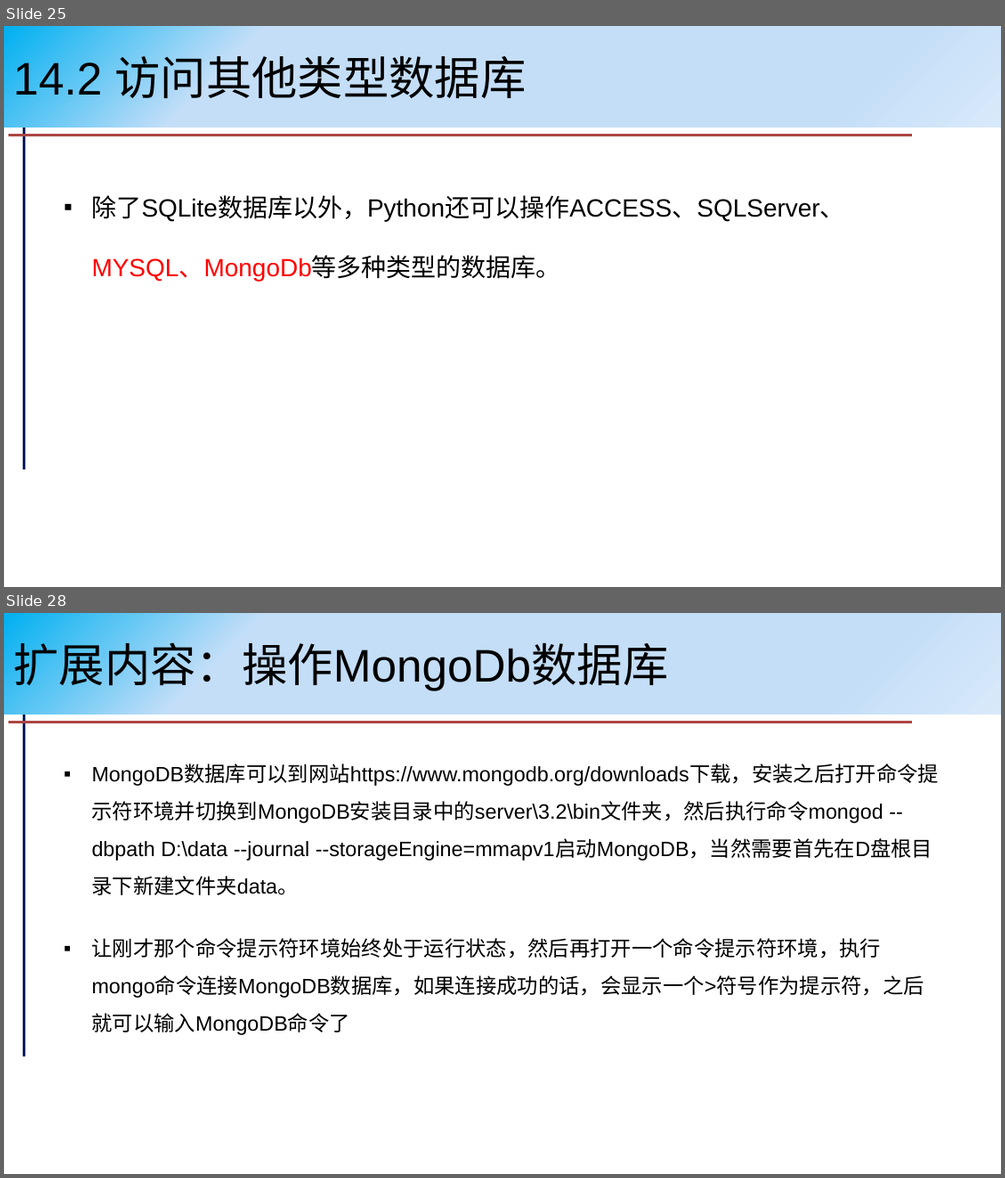
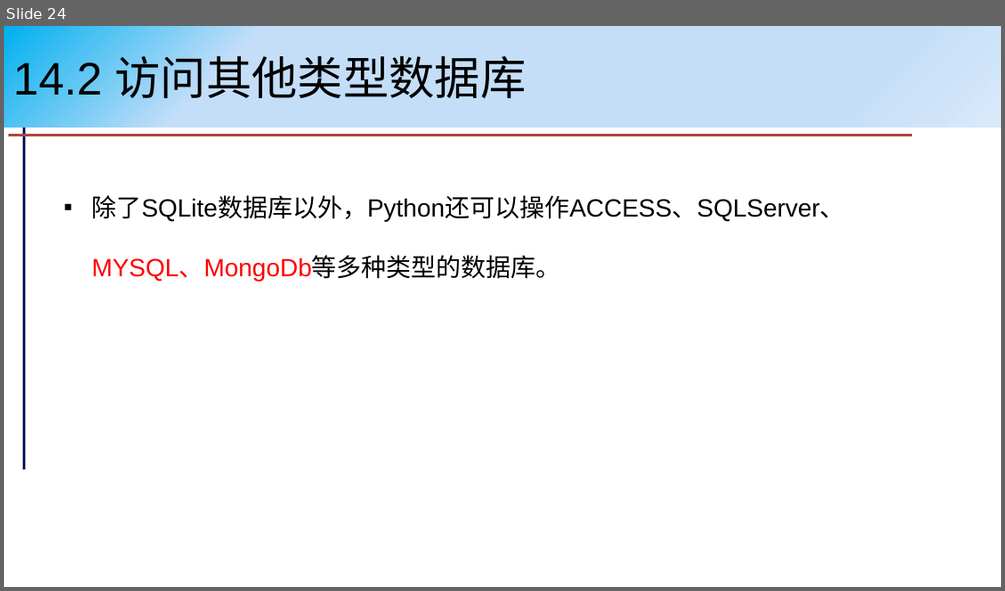
Before and after one commit to pengxj/PythonCourse, a slide deck: slides/第14章 数据库编程.pptx. Shown one above the other, each under a label of ours: slides 25 and 28 before the commit, slide 24 after it; the slides between them are not shown. The pictures are 1005x1178 and 1005x591 pixels, drawn with LibreOffice and Linux fonts; fonts in the diff are those of the drawing. Boxes give left, top, right and bottom in pixels: in the first picture for what was removed or moved away, otherwise in the second. Text is boxed around its words. In the diff, an @@ line names an element or a change of style, - is before the commit and + after.

```diff
--- a/slides/第14章 数据库编程.pptx
+++ b/slides/第14章 数据库编程.pptx
@@ slide 28 removed at (4, 613, 1001, 1174), background #FFFFFF; not listed: 2 template elements that a slide beside it also shows @@
@@ title removed at (4, 613, 1001, 714) @@
-扩展内容：操作MongoDb数据库
@@ text removed at (92, 765, 939, 1035) @@
-▪ MongoDB数据库可以到网站https://www.mongodb.org/downloads下载，安装之后打开命令提示符环境并切换到MongoDB安装目录中的server\3.2\bin文件夹，然后执行命令mongod --dbpath D:\data --journal --storageEngine=mmapv1启动MongoDB，当然需要首先在D盘根目录下新建文件夹data。
-▪ 让刚才那个命令提示符环境始终处于运行状态，然后再打开一个命令提示符环境，执行mongo命令连接MongoDB数据库，如果连接成功的话，会显示一个>符号作为提示符，之后就可以输入MongoDB命令了
@@ what was slide 25 is now slide 24 @@
```
Also in this commit, not shown: 6 slides changed, 2 slides added, 9 other slides removed, 1 other file.
